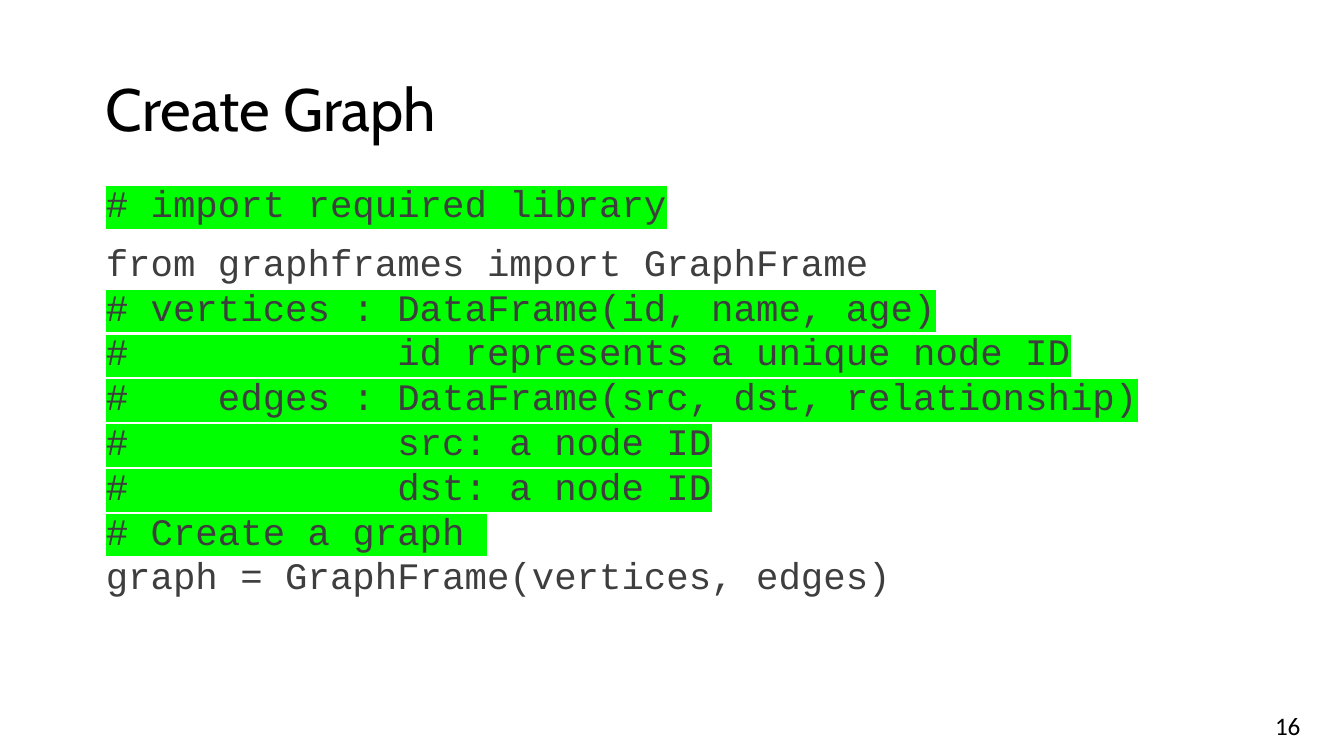
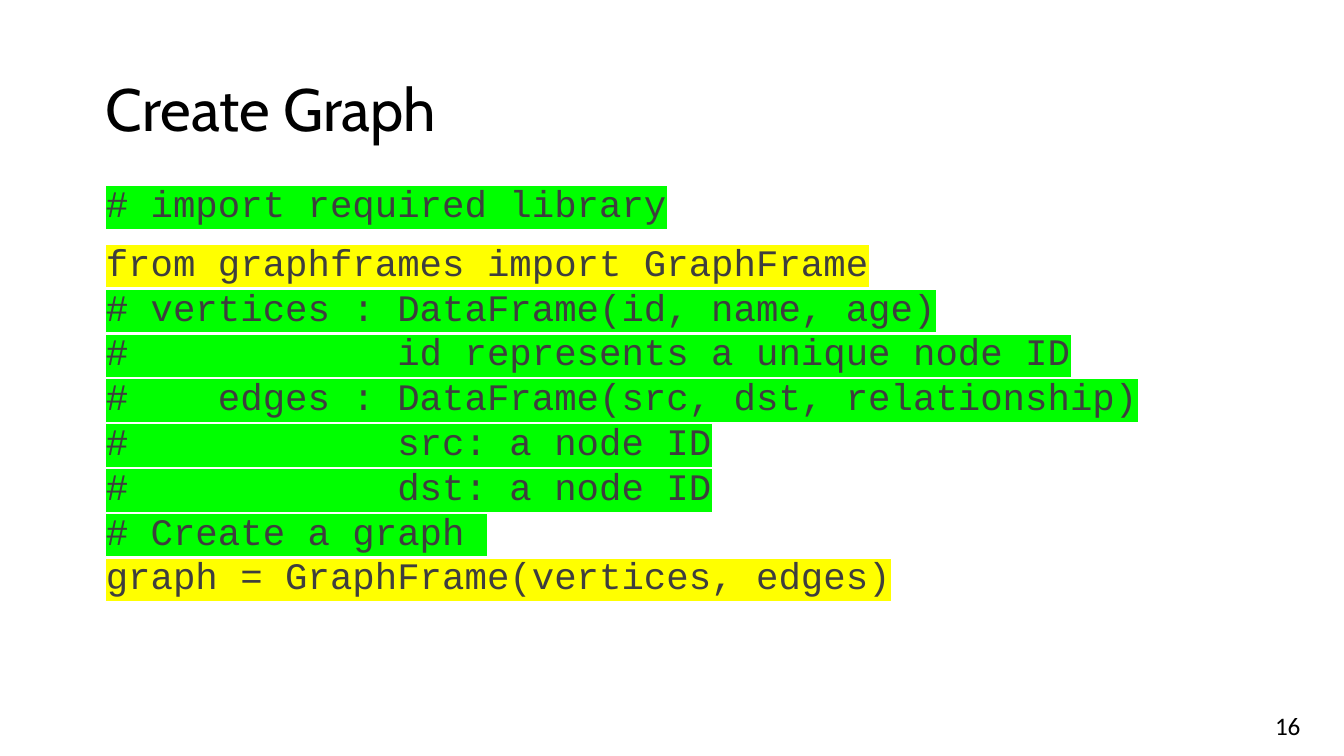
Before and after one commit to mahmoudparsian/big-data-mapreduce-course, a slide deck: slide 16 of slides/pyspark/graphframes/intro_to_graphframes/9.2_introduction_to_GraphFrames.pptx. Drawn at 1344x756 pixels with LibreOffice and Linux fonts; fonts in the diff are those of the drawing; background and template pictures are left out. Boxes give left, top, right and bottom in pixels: in the first picture for what was removed or moved away, otherwise in the second. Text is boxed around its words. In the diff, an @@ line names an element or a change of style, - is before the commit and + after.

```diff
--- a/slides/pyspark/graphframes/intro_to_graphframes/9.2_introduction_to_GraphFrames.pptx
+++ b/slides/pyspark/graphframes/intro_to_graphframes/9.2_introduction_to_GraphFrames.pptx
@@ text at bbox=[106, 249, 891, 597]: highlight none to #FFFF00 in "from graphframes import GraphFrame", "graph = GraphFrame(vertices, edges)" @@
```
Also in this commit, not shown: 1 other file.
